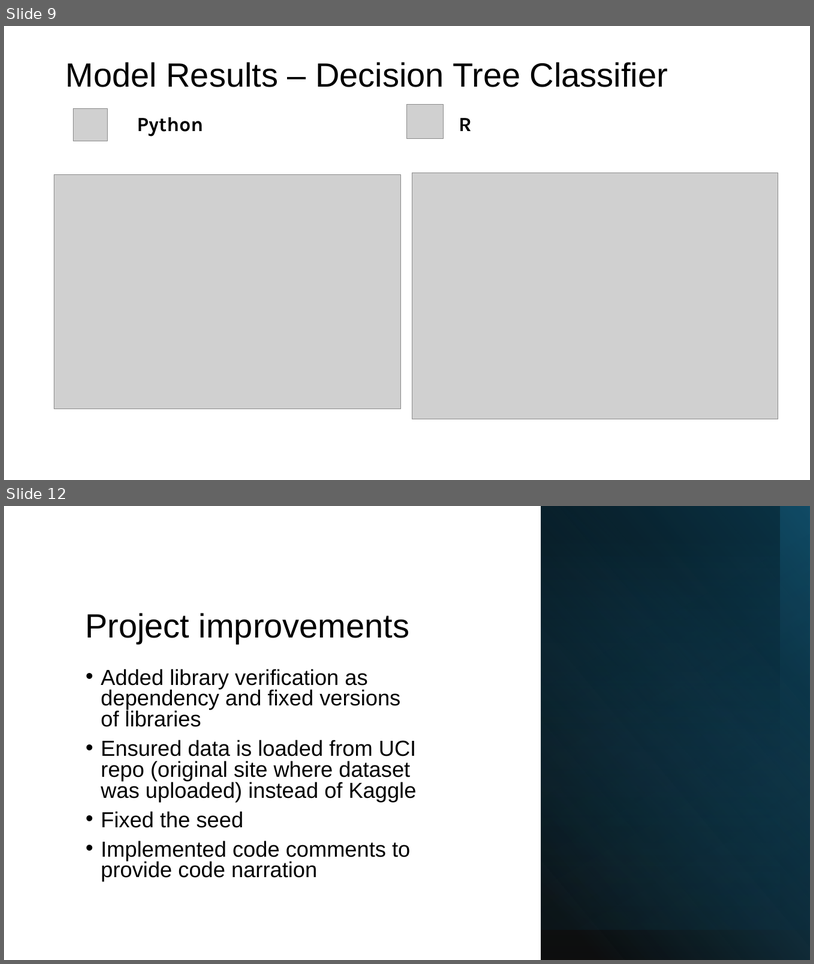
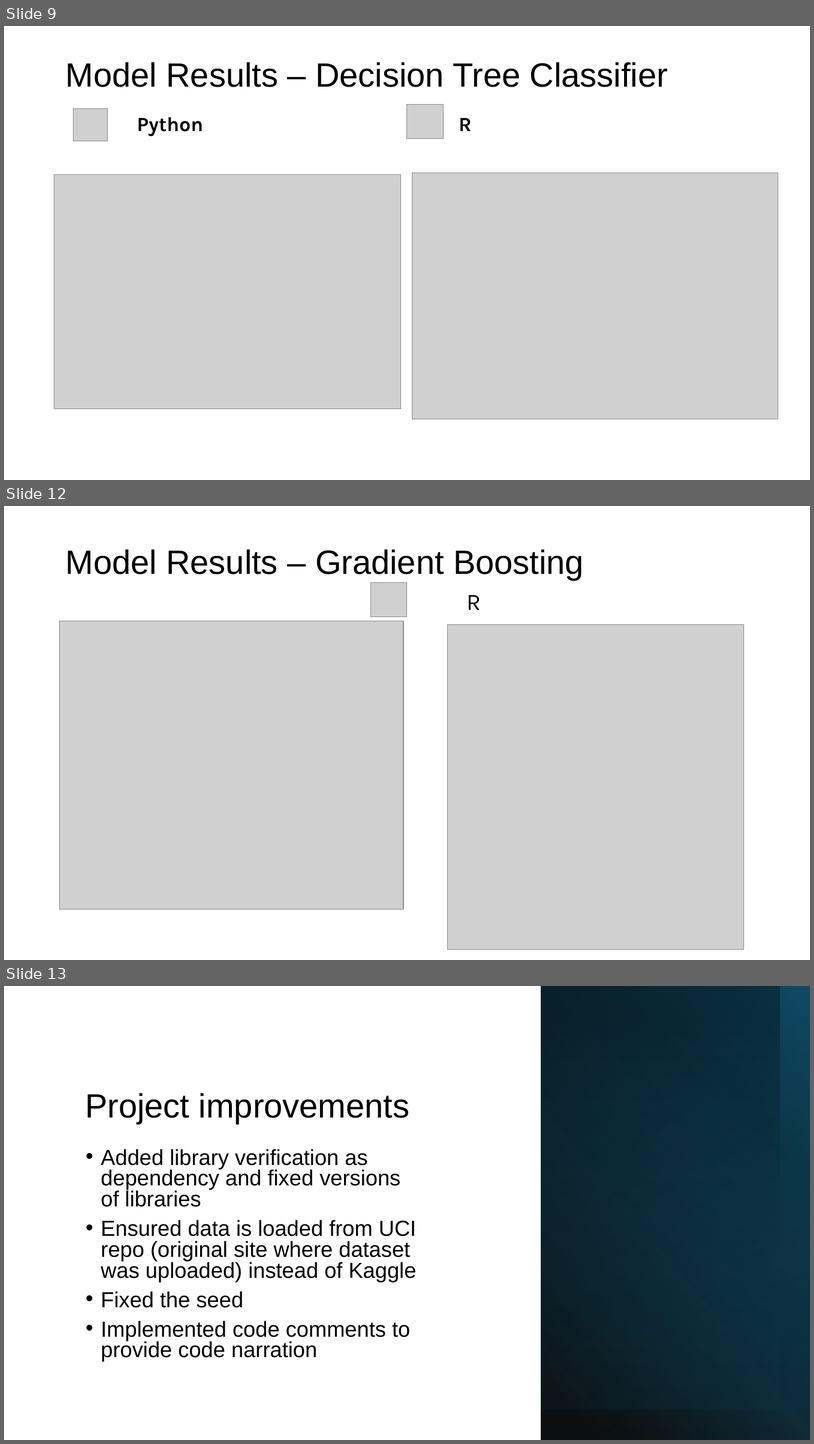
Before and after one commit to WojciechMisiura/RRproject, a slide deck: Slides/RR_project_slides.pptx. Shown one above the other, each under a label of ours: slides 9 and 12 before the commit, slides 9, 12 and 13 after it; the slides between them are not shown. The pictures are 814x964 and 814x1444 pixels, drawn with LibreOffice and Linux fonts; fonts in the diff are those of the drawing; grey boxes stand for pictures. Boxes give left, top, right and bottom in pixels: in the first picture for what was removed or moved away, otherwise in the second. Text is boxed around its words. In the diff, an @@ line names an element or a change of style, - is before the commit and + after.

```diff
--- a/Slides/RR_project_slides.pptx
+++ b/Slides/RR_project_slides.pptx
@@ slide 12 added at [4, 506, 810, 960], background #FFFFFF @@
@@ title added at [65, 549, 584, 580], 40 pt, text #000000 @@
+Model Results – Gradient Boosting
@@ picture added at [371, 583, 408, 617] @@
@@ text added at [467, 595, 481, 610], 28 pt, text #000000 @@
+R
@@ picture added at [60, 621, 404, 909] @@
@@ picture added at [448, 624, 744, 949] @@
@@ what was slide 12 is now slide 13 @@
```
Also in this commit, not shown: 2 slides changed, 2 other slides added, 1 slide removed.
